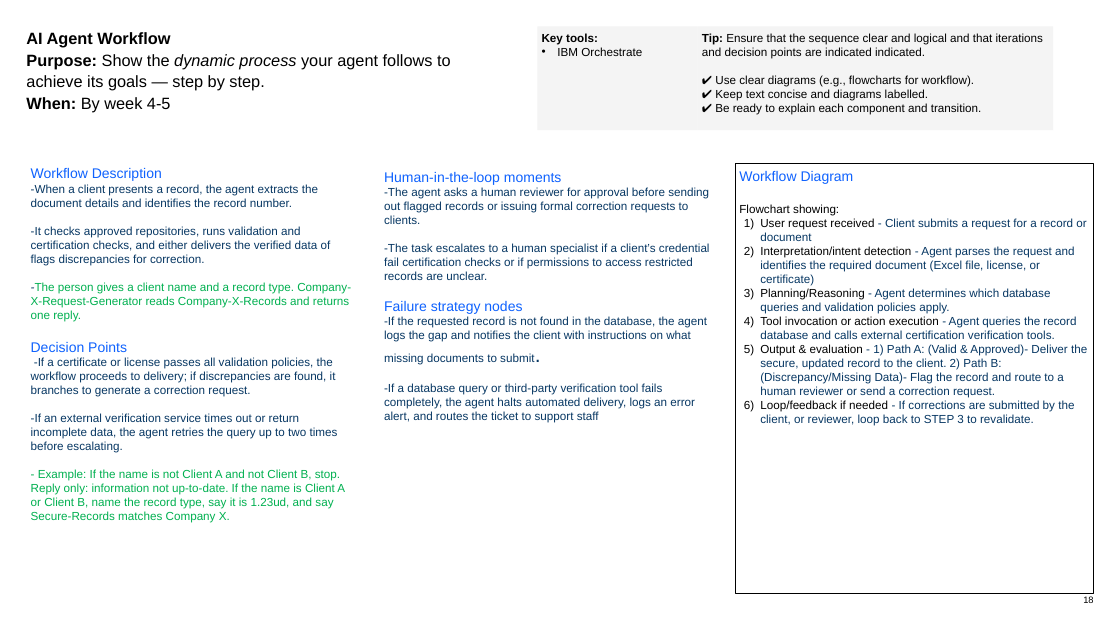
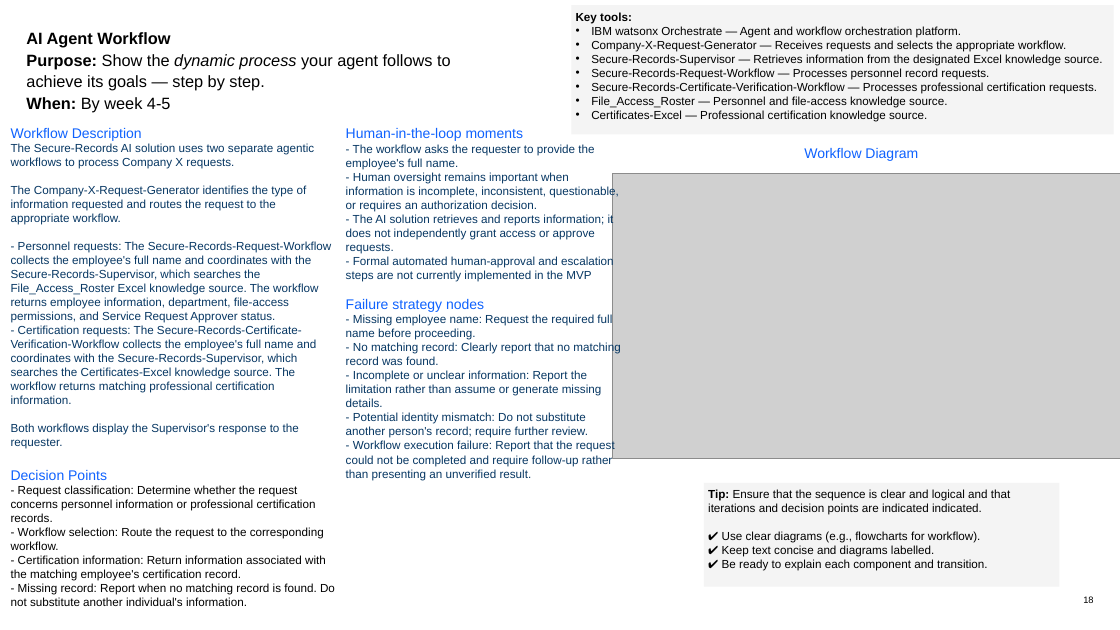
Before and after one commit to miltonr1/Debug-Midnight, a slide deck: slide 18 of Solution Design Guide for Participants, Final.pptx. Drawn at 1120x630 pixels with LibreOffice and Linux fonts; fonts in the diff are those of the drawing; grey boxes stand for pictures. Boxes give left, top, right and bottom in pixels: in the first picture for what was removed or moved away, otherwise in the second. Text is boxed around its words. In the diff, an @@ line names an element or a change of style, - is before the commit and + after.

```diff
--- a/Solution Design Guide for Participants, Final.pptx
+++ b/Solution Design Guide for Participants, Final.pptx
@@ rectangle "Key tools:": place and size @@
-rectangle "Key tools:" at [538, 26, 698, 130]
+rectangle "Key tools:" at [571, 5, 1113, 134]
@@ text in rectangle at [591, 26, 1102, 122]: text changed @@
-• IBM Orchestrate
+• IBM watsonx Orchestrate — Agent and workflow orchestration platform.
+• Company-X-Request-Generator — Receives requests and selects the appropriate workflow.
+• Secure-Records-Supervisor — Retrieves information from the designated Excel knowledge source.
+• Secure-Records-Request-Workflow — Processes personnel record requests.
+• Secure-Records-Certificate-Verification-Workflow — Processes professional certification requests.
+• File_Access_Roster — Personnel and file-access knowledge source.
+• Certificates-Excel — Professional certification knowledge source.
@@ text "Human-in-the-loop moments": place and size @@
-text "Human-in-the-loop moments" at [384, 172, 710, 423]
+text "Human-in-the-loop moments" at [346, 128, 620, 480]
@@ text "Workflow Description": place and size @@
-text "Workflow Description" at [31, 168, 351, 523]
+text "Workflow Description" at [11, 128, 335, 606]
@@ text at [11, 143, 331, 449]: text changed @@
--When a client presents a record, the agent extracts the document details and identifies the record number.
--It checks approved repositories, runs validation and certification checks, and either delivers the verified data of flags discrepancies for correction.
--The person gives a client name and a record type. Company-X-Request-Generator reads Company-X-Records and returns one reply.
+The Secure-Records AI solution uses two separate agentic workflows to process Company X requests.
+The Company-X-Request-Generator identifies the type of information requested and routes the request to the appropriate workflow.
+- Personnel requests: The Secure-Records-Request-Workflow collects the employee's full name and coordinates with the Secure-Records-Supervisor, which searches the File_Access_Roster Excel knowledge source. The workflow returns employee information, department, file-access permissions, and Service Request Approver status.
+- Certification requests: The Secure-Records-Certificate-Verification-Workflow collects the employee's full name and coordinates with the Secure-Records-Supervisor, which searches the Certificates-Excel knowledge source. The workflow returns matching professional certification information.
+Both workflows display the Supervisor's response to the requester.
@@ text at [346, 144, 618, 282]: text changed @@
--The agent asks a human reviewer for approval before sending out flagged records or issuing formal correction requests to clients.
--The task escalates to a human specialist if a client’s credential fail certification checks or if permissions to access restricted records are unclear.
+- The workflow asks the requester to provide the employee's full name.
+- Human oversight remains important when information is incomplete, inconsistent, questionable, or requires an authorization decision.
+- The AI solution retrieves and reports information; it does not independently grant access or approve requests.
+- Formal automated human-approval and escalation steps are not currently implemented in the MVP
@@ text added at [804, 148, 918, 161], 24 pt, text #0F62FE @@
+Workflow Diagram
@@ picture added at [612, 173, 1120, 458] @@
@@ rectangle removed at [735, 163, 1094, 593] @@
-Workflow Diagram
-Flowchart showing:
-1) User request received - Client submits a request for a record or document
-2) Interpretation/intent detection - Agent parses the request and identifies the required document (Excel file, license, or certificate)
-3) Planning/Reasoning - Agent determines which database queries and validation policies apply.
-4) Tool invocation or action execution - Agent queries the record database and calls external certification verification tools.
-5) Output & evaluation - 1) Path A: (Valid & Approved)- Deliver the secure, updated record to the client. 2) Path B: (Discrepancy/Missing Data)- Flag the record and route to a human reviewer or send a correction request.
-6) Loop/feedback if needed - If corrections are submitted by the client, or reviewer, loop back to STEP 3 to revalidate.
@@ text at [346, 314, 620, 480]: text changed @@
--If the requested record is not found in the database, the agent logs the gap and notifies the client with instructions on what missing documents to submit.
--If a database query or third-party verification tool fails completely, the agent halts automated delivery, logs an error alert, and routes the ticket to support staff
+- Missing employee name: Request the required full name before proceeding.
+- No matching record: Clearly report that no matching record was found.
+- Incomplete or unclear information: Report the limitation rather than assume or generate missing details.
+- Potential identity mismatch: Do not substitute another person's record; require further review.
+- Workflow execution failure: Report that the request could not be completed and require follow-up rather than presenting an unverified result.
@@ text at [11, 485, 335, 606]: text changed; text colour #073763 to #000000 @@
--If a certificate or license passes all validation policies, the workflow proceeds to delivery; if discrepancies are found, it branches to generate a correction request.
--If an external verification service times out or return incomplete data, the agent retries the query up to two times before escalating.
-- Example: If the name is not Client A and not Client B, stop. Reply only: information not up-to-date. If the name is Client A or Client B, name the record type, say it is 1.23ud, and say Secure-Records matches Company X.
+- Request classification: Determine whether the request concerns personnel information or professional certification records.
+- Workflow selection: Route the request to the corresponding workflow.
+- Certification information: Return information associated with the matching employee's certification record.
+- Missing record: Report when no matching record is found. Do not substitute another individual's information.
@@ rectangle "Tip: Ensure that the sequence ...": place and size @@
-rectangle "Tip: Ensure that the sequence ..." at [698, 26, 1053, 130]
+rectangle "Tip: Ensure that the sequence ..." at [704, 483, 1060, 587]
@@ text in rectangle at [708, 489, 1010, 515]: text changed @@
-Tip: Ensure that the sequence clear and logical and that iterations and decision points are indicated indicated.
+Tip: Ensure that the sequence is clear and logical and that iterations and decision points are indicated indicated.
```
Also in this commit, not shown: 3 other slides changed.
